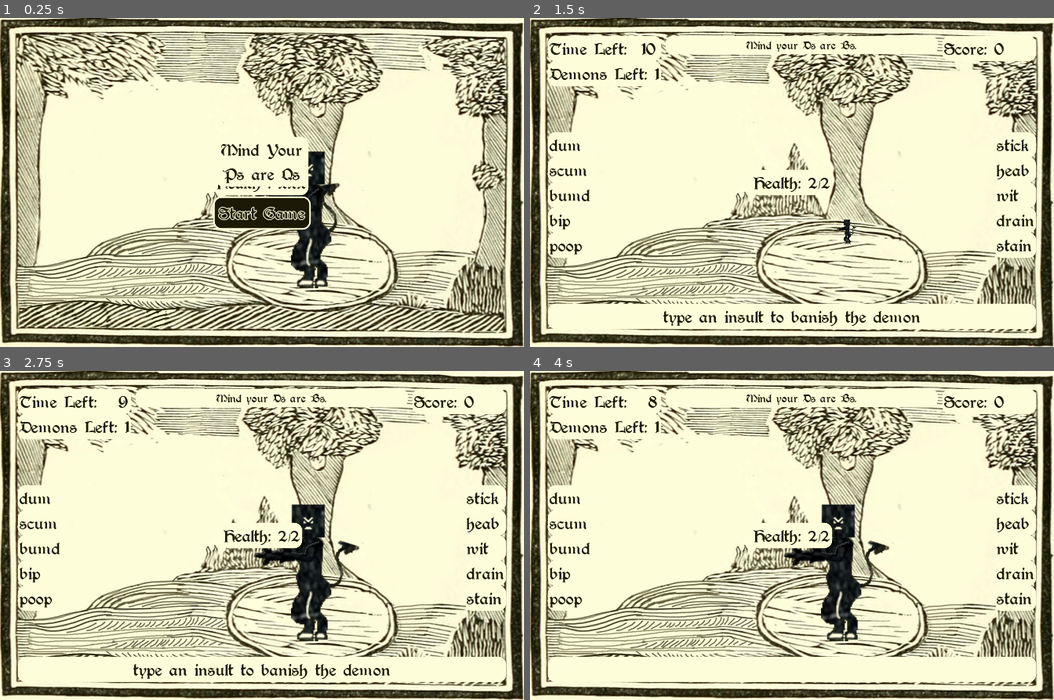
Above: before the commit, frames 1-4 (two rows, left to right).
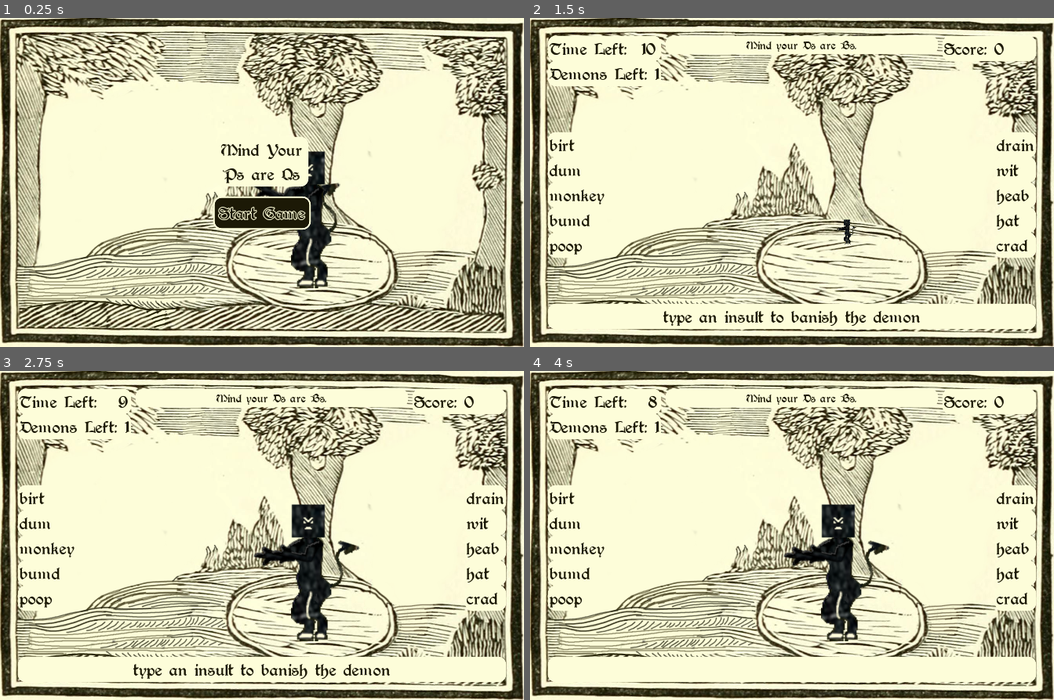
Above: after the commit, the same moments.

Repository: hoodscott/psareqs
Game: Godot game, scene res://scenes/Game.tscn
Same seed, same stepped clock (60 frames per second), same inputs: the game is played once before the commit and once after it.
Inputs:
- Up to frame 1 (0.25 s): no input
- Up to frame 2 (1.5 s): click "Start Game" at 0.5 s; click "Ds are Bs" at 1.25 s
- Up to frame 3 (2.75 s): tap Enter at 2 s; tap Z at 2.1 s
- Up to frame 4 (4 s): tap Space at 2.75 s; hold A 2.78-3.53 s; tap Z at 2.85, 3.8 s; tap Enter at 3.5 s; tap Backspace at 3.6 s

The runs differ from the first frame. In frame 1, 0.4% of the frame differs, in the area x 41-59%, y 48-55%; in frame 2, 1.8%; in frame 3, 2.0%, in the area x 3-97%, y 36-71%; in frame 4, 2.0%.

Commit message:
Refactors curse code into separate class

Diff:
--- /dev/null
+++ b/class/curses.gd
@@ -0,0 +1,158 @@
+extends Node
+
+class_name Curses
+
+enum CURSE {
+  PQ = 0,
+  DB = 1,
+  VOWEL = 2,
+  ALPHA = 3,
+  REVERSE = 4,
+  UNIMPLEMENTED = 5,
+  JUMBLE = 6,
+  ROT13 = 7,
+  ROT1 = 8,
+  ROT1NEG = 9,
+  ALLE = 10,
+  KC = 11,
+  ALLY = 12
+ }
+const curse_descriptions = [
+  "Ps are Qs", "Ds are Bs", "vowels are shifted (a>e>i>o>u>a)",
+  "words are alphabetised", "words are reversed", "UNIMPLEMENTED",
+  "words are jumbled",  "letters are rot13 (a>m>a, b>n>b)",
+  "letters are shifted (a>b>c>...)", "letters are shifted backwards (c>b>a>z>...)",
+  "vowels are all E", "Ks are Cs", "vowels are all Y"
+ ]
+var curse_options := [
+  [CURSE.PQ, CURSE.DB, CURSE.KC], # letter swaps
+  [CURSE.VOWEL, CURSE.ALLE, CURSE.ALLY], # vowel changes
+  [CURSE.REVERSE, CURSE.JUMBLE, CURSE.ALPHA, CURSE.ROT1, CURSE.ROT1NEG], # reorder
+ ]
+var num_rounds = curse_options.size()
+
+
+func apply_curse(word: String, curse: int) -> String:
+  match curse:
+    CURSE.VOWEL:
+      word = _vowel_shift(word)
+    CURSE.REVERSE:
+      word = _reverse(word)
+    CURSE.PQ:
+      word = _swap(word, "p", "q")
+    CURSE.DB:
+      word = _swap(word, "b", "d")
+    CURSE.KC:
+      word = _swap(word, "k", "c")
+    CURSE.ALPHA:
+      word = _alphabetise(word)
+    CURSE.JUMBLE:
+      word = _jumble(word)
+    CURSE.ROT13:
+      word = _rot(word, 13)
+    CURSE.ROT1NEG:
+      word = _rot(word, -1)
+    CURSE.ROT1:
+      word = _rot(word, 1)
+    CURSE.ALLE:
+      word = _vowel_replace(word, "e")
+    CURSE.ALLY:
+      word = _vowel_replace(word, "y")
+    _:
+      print("no curse implementation", curse)
+      word = word
+  return word
+
+
+func get_description(curse: int) -> String:
+  return curse_descriptions[curse]
+
+
+func get_round_description(current_round: int, index: int) -> String:
+  return curse_descriptions[curse_options[current_round][index]]
+
+
+func get_option(current_round: int, index: int) -> int:
+  return curse_options[current_round][index]
+
+
+func shuffle_curse_options():
+  for i in curse_options:
+    i.shuffle()
+
+
+func _reverse(s: String) -> String:
+  var reversed := ""
+  for letter_index in range(s.length() - 1, -1, -1):
+    reversed += s[letter_index]
+  return reversed
+
+
+func _alphabetise(s: String) -> String:
+  var alphabetised := ""
+  var letter_array := []
+
+  for letter in s:
+    letter_array.append(letter)
+  letter_array.sort()
+
+  for letter in letter_array:
+    alphabetised += letter
+
+  return alphabetised
+
+
+func _swap(s: String, swapa: String, swapb: String) -> String:
+  var new_string := ""
+  for letter in s:
+    match letter:
+      swapa:
+        new_string += swapb
+      swapb:
+        new_string += swapa
+      _:
+        new_string += letter
+  return new_string
+
+
+func _vowel_shift(s: String) -> String:
+  var vowel_shifted := ""
+  var vowels := "aeiou"
+  var vowel_index: int
+  for letter in s:
+    vowel_index = vowels.find(letter)
+    if vowel_index > -1:
+      vowel_shifted += vowels[(vowel_index + 1) % vowels.length()]
+    else:
+      vowel_shifted += letter
+  return vowel_shifted
+
+func _jumble(s: String) -> String:
+  var jumbled := ""
+  var jumbled_arr := []
+
+  for letter in s:
+    jumbled_arr.append(letter)
+  jumbled_arr.shuffle()
+  for letter in jumbled_arr:
+    jumbled += letter
+
+  return jumbled
+
+
+func _rot(s: String, value: int) -> String:
+  var rotated := ""
+  for letter in s:
+    rotated += char(97 + ((ord(letter) + value - 97) % 26))
+  return rotated
+
+
+func _vowel_replace(s: String, replace_with: String) -> String:
+  var replaced := ""
+  var vowels := "aeiou"
+  for letter in s:
+    if letter in vowels:
+      replaced += replace_with
+    else:
+      replaced += letter
+  return replaced
--- /dev/null
+++ b/class/word_list.gd
@@ -0,0 +1,65 @@
+extends Node
+
+class_name WordList
+
+const prefixes = [
+  "dumb", "bum", "poop",
+  "dirt", "scum", "mud",
+  "dip",
+  "monkey", "turtle", "fish", "horse", "pig"
+ ]
+const suffixes = [
+  "goblin", "wit", "stick", "stain", "clown",
+  "hat", "bag",
+  "crab",
+  "brain", "head"
+ ]
+
+var prefixes_shuffled := []
+var suffixes_shuffled := []
+
+
+func _init():
+  randomize()
+
+
+func shuffle_prefixes() -> void:
+  prefixes_shuffled = prefixes.duplicate()
+  prefixes_shuffled.shuffle()
+
+
+func shuffle_suffixes() -> void:
+  suffixes_shuffled = suffixes.duplicate()
+  suffixes_shuffled.shuffle()
+
+
+func choose_prefixes(count: int):# -> []:
+  var chosen = []
+  var new_prefix: String
+  while chosen.size() < count:
+    new_prefix = choose_prefix()
+    if not chosen.has(new_prefix):
+      chosen.append(new_prefix)
+  return chosen
+
+
+func choose_suffixes(count: int):# -> []:
+  var chosen = []
+  var new_suffix: String
+  while chosen.size() < count:
+    new_suffix = choose_suffix()
+    if not chosen.has(new_suffix):
+      chosen.append(new_suffix)
+  return chosen
+
+
+func choose_prefix() -> String:
+  if prefixes_shuffled.empty():
+    shuffle_prefixes()
+  return prefixes_shuffled.pop_front()
+
+
+func choose_suffix() -> String:
+  if suffixes_shuffled.empty():
+    shuffle_suffixes()
+  return suffixes_shuffled.pop_front()
--- a/project.godot
+++ b/project.godot
@@ -7,6 +7,22 @@
 ;   param=value ; assign values to parameters
 
 config_version=4
+
+_global_script_classes=[ {
+"base": "Node",
+"class": "Curses",
+"language": "GDScript",
+"path": "res://class/curses.gd"
+}, {
+"base": "Node",
+"class": "WordList",
+"language": "GDScript",
+"path": "res://class/word_list.gd"
+} ]
+_global_script_class_icons={
+"Curses": "",
+"WordList": ""
+}
 
 [application]
 
--- a/scenes/Game.gd
+++ b/scenes/Game.gd
@@ -12,35 +12,6 @@
   GAMEOVER = 2
  }
 var current_state = GAMESTATE.CURSE_CHOICE
-
-enum CURSE {
-  PQ = 0,
-  DB = 1,
-  VOWEL = 2,
-  ALPHA = 3,
-  REVERSE = 4,
-  UNIMPLEMENTED = 5,
-  JUMBLE = 6,
-  ROT13 = 7,
-  ROT1 = 8,
-  ROT1NEG = 9,
-  ALLE = 10,
-  KC = 11,
-  ALLY = 12
- }
-const curse_descriptions = [
-  "Ps are Qs", "Ds are Bs", "vowels are shifted (a>e>i>o>u>a)",
-  "words are alphabetised", "words are reversed", "UNIMPLEMENTED",
-  "words are jumbled",  "letters are rot13 (a>m>a, b>n>b)",
-  "letters are shifted (a>b>c>...)", "letters are shifted backwards (c>b>a>z>...)",
-  "vowels are all E", "Ks are Cs", "vowels are all Y"
- ]
-var curse_options := [
-  [CURSE.PQ, CURSE.DB, CURSE.KC], # letter swaps
-  [CURSE.VOWEL, CURSE.ALLE, CURSE.ALLY], # vowel changes
-  [CURSE.REVERSE, CURSE.JUMBLE, CURSE.ALPHA, CURSE.ROT1, CURSE.ROT1NEG], # reorder
- ]
-var num_rounds = curse_options.size()
 
 onready var GameContainer := $UI/GameContainer
 onready var CurseChooser := $UI/CenterContainer/CurseChooser
@@ -55,16 +26,15 @@
 onready var Demons := $UI/GameContainer/VBoxContainer/HBoxContainer/VBoxContainer/Demons
 onready var Rules := $UI/GameContainer/VBoxContainer/HBoxContainer/VBoxContainer1/Rules
 onready var Score := $UI/GameContainer/VBoxContainer/HBoxContainer/VBoxContainer2/Score
-onready var Health := $UI/CenterContainer/Health
 onready var Typed := $UI/GameContainer/VBoxContainer/Typed
 onready var PrefixList := $UI/GameContainer/VBoxContainer/Fragments/Prefixes
 onready var SuffixList := $UI/GameContainer/VBoxContainer/Fragments/Suffixes
 onready var Mephistopheles := $Mephistopheles
 onready var AudioManager := $AudioManager
-var timer:Timer
-
-const WordList := preload("res://resources/word_list.gd")
-var word_list
+onready var timer := $UI/Timer
+
+onready var word_list:= WordList.new()
+onready var curses:= Curses.new()
 
 var prefixes := [] #: [Dictionary{fragment, used}]
 var suffixes := [] #: [Dictionary{fragment, used}]
@@ -83,9 +53,6 @@
 
 func _ready() -> void:
   randomize()
-  word_list = WordList.new()
-
-  create_timer()
 
   GameContainer.hide()
 
@@ -96,16 +63,15 @@
   reset_current()
 
   update_score()
-  update_health()
-
-  shuffle_curse_options()
+
+  curses.shuffle_curse_options()
 
   show_curse_options()
 
 
 func show_curse_options() -> void:
   for i in range(NUM_CURSE_OPTIONS):
-    CurseChoices[i].text = curse_descriptions[curse_options[current_round][i]]
+    CurseChoices[i].text = curses.get_round_description(current_round, i)
 
   GameContainer.hide()
   CurseChooser.show()
@@ -116,7 +82,7 @@
 
   current_round += 1
 
-  if current_round == num_rounds:
+  if current_round == curses.num_rounds:
     end_game()
   else:
     current_state = GAMESTATE.CURSE_CHOICE
@@ -138,12 +104,11 @@
 func curse_chosen(index: int) -> void:
   AudioManager.play_button_press()
 
-  current_curses.append(curse_options[current_round][index])
+  current_curses.append(curses.get_option(current_round, index))
   update_rules()
 
   current_health = MAX_HEALTH
   Mephistopheles.spawn()
-  update_health()
 
   current_demons = NUM_DEMONS
   update_demons()
@@ -176,11 +141,6 @@
   current_word.prefix = ""
   current_word.suffix = ""
   current_word.prefix_used = false
-
-
-func shuffle_curse_options():
-  for i in curse_options:
-    i.shuffle()
 
 
 func _unhandled_key_input(event: InputEventKey) -> void:
@@ -223,7 +183,6 @@
               update_score()
               current_health = MAX_HEALTH
               Mephistopheles.spawn()
-              update_health()
               current_demons -= 1
 
               if current_demons == 0:
@@ -235,7 +194,6 @@
                 update_demons()
                 generate_words()
             else:
-              update_health()
               reset_current()
 
         update_typed()
@@ -248,15 +206,6 @@
       update_typed()
 
 
-func create_timer() -> void:
-  timer = Timer.new()
-# warning-ignore:return_value_discarded
-  timer.connect("timeout", self, "_on_timer_timeout")
-  timer.set_wait_time(1)
-  timer.set_one_shot(false)
-  add_child(timer)
-
-
 func reset_timer() -> void:
   timer.start()
   time_remaining = GAME_LENGTH
@@ -271,10 +220,6 @@
   Score.text = "Score: %d" % score
 
 
-func update_health() -> void:
-  Health.text = "Health: %d/%d" % [current_health, MAX_HEALTH]
-
-
 func update_demons() -> void:
   Demons.text = "Demons Left: %d" % current_demons
 
@@ -283,7 +228,7 @@
   var new_text := "Mind your "
   var and_string := ", and "
   for curse in current_curses:
-    new_text += curse_descriptions[curse] + and_string
+    new_text += curses.get_description(curse) + and_string
   Rules.text = new_text.trim_suffix(and_string) + "."
 
 
@@ -307,34 +252,7 @@
     if new:
       var word: String = fragment.fragment
       for curse in current_curses:
-        match curse:
-          CURSE.VOWEL:
-            word = string_vowel_shift(word)
-          CURSE.REVERSE:
-            word = string_reverse(word)
-          CURSE.PQ:
-            word = string_swap(word, "p", "q")
-          CURSE.DB:
-            word = string_swap(word, "b", "d")
-          CURSE.KC:
-            word = string_swap(word, "k", "c")
-          CURSE.ALPHA:
-            word = string_alphabetise(word)
-          CURSE.JUMBLE:
-            word = string_jumble(word)
-          CURSE.ROT13:
-            word = string_rot(word, 13)
-          CURSE.ROT1NEG:
-            word = string_rot(word, -1)
-          CURSE.ROT1:
-            word = string_rot(word, 1)
-          CURSE.ALLE:
-            word = string_vowel_replace(word, "e")
-          CURSE.ALLY:
-            word = string_vowel_replace(word, "y")
-          _:
-            print("no curse implementation", curse)
-            word = word
+        word = curses.apply_curse(word, curse)
       fragment.word = word
 
     var label := Label.new()
@@ -392,84 +310,28 @@
         prefix.current = false
 
 
-func string_reverse(s: String) -> String:
-  var reversed := ""
-  for letter_index in range(s.length() - 1, -1, -1):
-    reversed += s[letter_index]
-  return reversed
-
-
-func string_alphabetise(s: String) -> String:
-  var alphabetised := ""
-  var letter_array := []
-
-  for letter in s:
-    letter_array.append(letter)
-  letter_array.sort()
-
-  for letter in letter_array:
-    alphabetised += letter
-
-  return alphabetised
-
-
-func string_swap(s: String, swapa: String, swapb: String) -> String:
-  var new_string := ""
-  for letter in s:
-    match letter:
-      swapa:
-        new_string += swapb
-      swapb:
-        new_string += swapa
-      _:
-        new_string += letter
-  return new_string
-
-
-func string_vowel_shift(s: String) -> String:
-  var vowel_shifted := ""
-  var vowels := "aeiou"
-  var vowel_index: int
-  for letter in s:
-    vowel_index = vowels.find(letter)
-    if vowel_index > -1:
-      vowel_shifted += vowels[(vowel_index + 1) % vowels.length()]
-    else:
-      vowel_shifted += letter
-  return vowel_shifted
-
-func string_jumble(s: String) -> String:
-  var jumbled := ""
-  var jumbled_arr := []
-
-  for letter in s:
-    jumbled_arr.append(letter)
-  jumbled_arr.shuffle()
-  for letter in jumbled_arr:
-    jumbled += letter
-
-  return jumbled
-
-
-func string_rot(s: String, value: int) -> String:
-  var rotated := ""
-  for letter in s:
-    rotated += char(97 + ((ord(letter) + value - 97) % 26))
-  return rotated
-
-
-func string_vowel_replace(s: String, replace_with: String) -> String:
-  var replaced := ""
-  var vowels := "aeiou"
-  for letter in s:
-    if letter in vowels:
-      replaced += replace_with
-    else:
-      replaced += letter
-  return replaced
-
-
-func _on_timer_timeout():
+func _on_Button_pressed() -> void:
+  AudioManager.play_button_press()
+
+  start_game()
+  StartButton.hide()
+  StartButton.text = "Play Again"
+  GameOver.hide()
+
+
+func _on_Choice_pressed() -> void:
+  curse_chosen(0)
+
+
+func _on_Choice2_pressed() -> void:
+  curse_chosen(1)
+
+
+func _on_Choice3_pressed() -> void:
+  curse_chosen(2)
+
+
+func _on_Timer_timeout() -> void:
   time_remaining -= 1
   if time_remaining >= 0:
     update_clock()
@@ -481,24 +343,3 @@
     end_game()
     print("game over - should be imposs")
     timer.stop()
-
-
-func _on_Button_pressed() -> void:
-  AudioManager.play_button_press()
-
-  start_game()
-  StartButton.hide()
-  StartButton.text = "Play Again"
-  GameOver.hide()
-
-
-func _on_Choice_pressed() -> void:
-  curse_chosen(0)
-
-
-func _on_Choice2_pressed() -> void:
-  curse_chosen(1)
-
-
-func _on_Choice3_pressed() -> void:
-  curse_chosen(2)
--- a/scenes/Game.tscn
+++ b/scenes/Game.tscn
@@ -165,15 +165,6 @@
 anchor_right = 1.0
 anchor_bottom = 1.0
 
-[node name="Health" type="Label" parent="UI/CenterContainer"]
-margin_left = 276.0
-margin_top = 196.0
-margin_right = 391.0
-margin_bottom = 224.0
-size_flags_horizontal = 3
-text = "Health : xxx"
-align = 1
-
 [node name="VBoxContainer" type="VBoxContainer" parent="UI/CenterContainer"]
 margin_left = 277.0
 margin_top = 154.0
@@ -225,9 +216,12 @@
 margin_bottom = 119.0
 text = "Ps are Qs"
 
+[node name="Timer" type="Timer" parent="UI"]
+
 [node name="AudioManager" parent="." instance=ExtResource( 5 )]
 
 [connection signal="pressed" from="UI/CenterContainer/VBoxContainer/StartButton" to="." method="_on_Button_pressed"]
 [connection signal="pressed" from="UI/CenterContainer/CurseChooser/Choice" to="." method="_on_Choice_pressed"]
 [connection signal="pressed" from="UI/CenterContainer/CurseChooser/Choice2" to="." method="_on_Choice2_pressed"]
 [connection signal="pressed" from="UI/CenterContainer/CurseChooser/Choice3" to="." method="_on_Choice3_pressed"]
+[connection signal="timeout" from="UI/Timer" to="." method="_on_Timer_timeout"]
